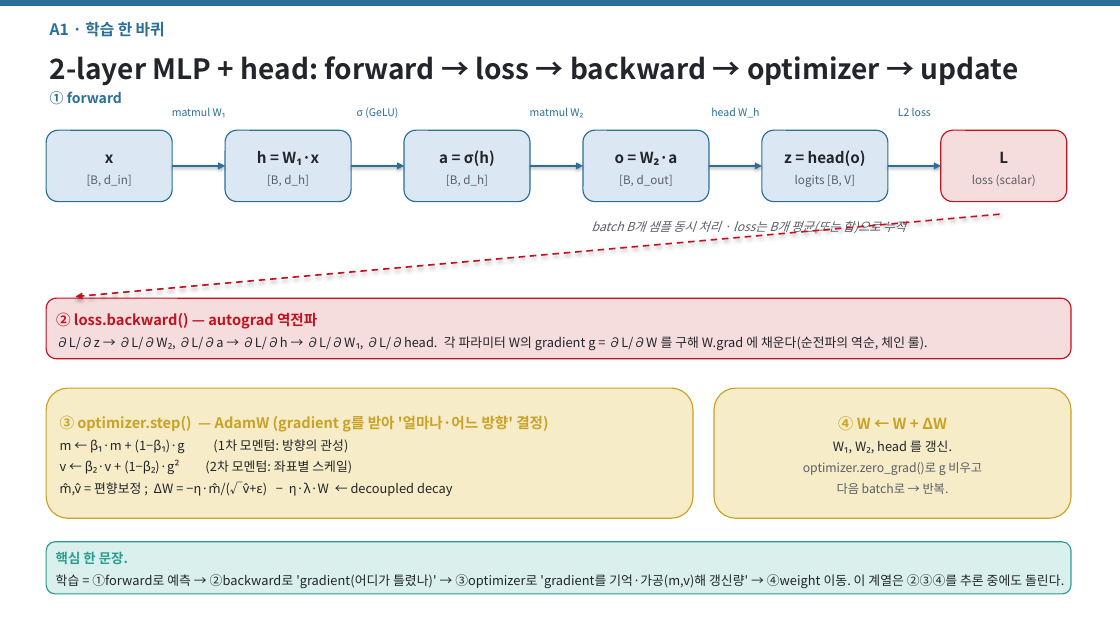
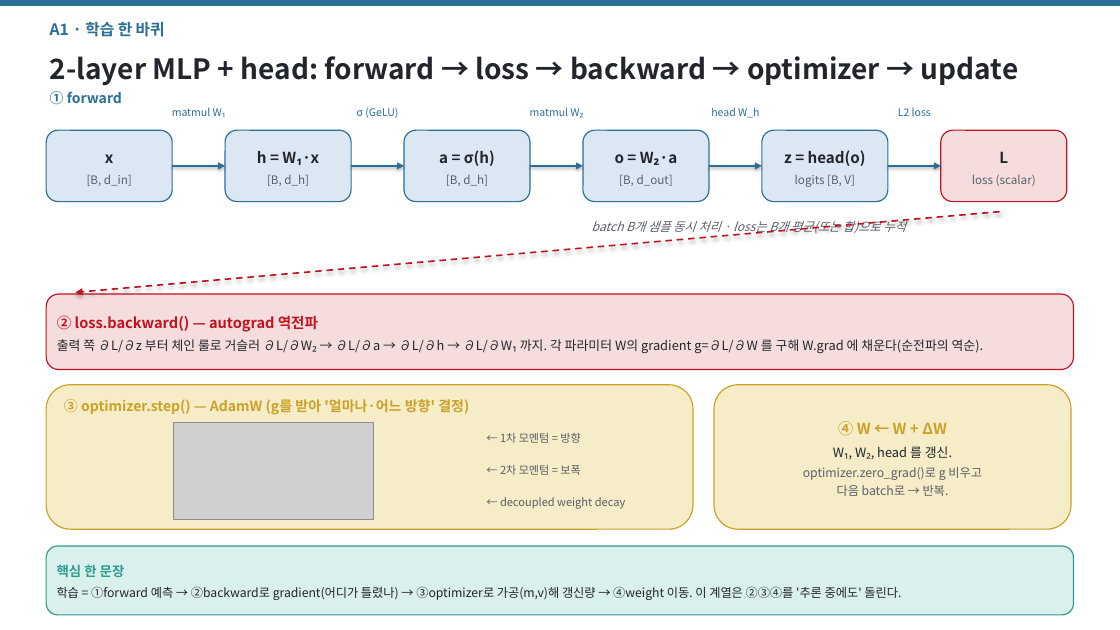
Before and after one commit to jimmylegendary/neural-memory-study, a slide deck: slide 5 of seminar/TTT-seminar.pptx. Drawn at 1120x630 pixels with LibreOffice and Linux fonts; fonts in the diff are those of the drawing; grey boxes stand for pictures. Boxes give left, top, right and bottom in pixels: in the first picture for what was removed or moved away, otherwise in the second. Text is boxed around its words. In the diff, an @@ line names an element or a change of style, - is before the commit and + after.

```diff
--- a/seminar/TTT-seminar.pptx
+++ b/seminar/TTT-seminar.pptx
@@ arrow moved from (1000, 214) - (76, 297) to (1000, 212) - (76, 292) @@
@@ rounded rectangle "② loss.backward() — autograd 역전파": place and size @@
-rounded rectangle "② loss.backward() — autograd 역전파" at [46, 298, 1071, 359]
+rounded rectangle "② loss.backward() — autograd 역전파" at [46, 294, 1074, 370]
@@ text in rounded rectangle at [57, 339, 984, 353]: text changed @@
-∂L/∂z → ∂L/∂W₂, ∂L/∂a → ∂L/∂h → ∂L/∂W₁, ∂L/∂head. 각 파라미터 W의 gradient g = ∂L/∂W 를 구해 W.grad 에 채운다(순전파의 역순, 체인 룰).
+출력 쪽 ∂L/∂z 부터 체인 룰로 거슬러 ∂L/∂W₂ → ∂L/∂a → ∂L/∂h → ∂L/∂W₁ 까지. 각 파라미터 W의 gradient g=∂L/∂W 를 구해 W.grad 에 채운다(순전파의 역순).
@@ rounded rectangle: place and size @@
-rounded rectangle at [46, 388, 693, 518]
+rounded rectangle at [46, 385, 693, 529]
@@ rounded rectangle "④ W ← W + ...": place and size @@
-rounded rectangle "④ W ← W + ..." at [714, 388, 1071, 518]
+rounded rectangle "④ W ← W + ..." at [714, 385, 1071, 529]
@@ text in rounded rectangle at [60, 415, 548, 496]: text removed @@
-③ optimizer.step() — AdamW (gradient g를 받아 '얼마나·어느 방향' 결정)
-m ← β₁·m + (1−β₁)·g (1차 모멘텀: 방향의 관성)
-v ← β₂·v + (1−β₂)·g² (2차 모멘텀: 좌표별 스케일)
-m̂,v̂ = 편향보정 ; ΔW = −η·m̂/(√v̂+ε) − η·λ·W ← decoupled decay
@@ text added at [64, 399, 469, 414], 12 pt, text #C9A227, bold @@
+③ optimizer.step() — AdamW (g를 받아 '얼마나·어느 방향' 결정)
@@ picture added at [173, 423, 373, 519] @@
@@ text added at [500, 433, 580, 443], 9.5 pt, text #5A5F68 @@
+← 1차 모멘텀 = 방향
@@ text in rounded rectangle at [803, 421, 982, 480]: more space between paragraphs; less space between paragraphs @@
@@ text added at [500, 465, 580, 475], 9.5 pt, text #5A5F68 @@
+← 2차 모멘텀 = 보폭
@@ text added at [500, 497, 625, 509], 9.5 pt, text #5A5F68 @@
+← decoupled weight decay
@@ rounded rectangle "핵심 한 문장": place and size @@
-rounded rectangle "핵심 한 문장" at [46, 542, 1071, 594]
+rounded rectangle "핵심 한 문장" at [46, 546, 1074, 615]
@@ text in rounded rectangle at [57, 565, 901, 600]: text changed; size 11 to 10.5 pt @@
-핵심 한 문장.
-학습 = ①forward로 예측 → ②backward로 'gradient(어디가 틀렸나)' → ③optimizer로 'gradient를 기억·가공(m,v)해 갱신량' → ④weight 이동. 이 계열은 ②③④를 추론 중에도 돌린다.
+핵심 한 문장
+학습 = ①forward 예측 → ②backward로 gradient(어디가 틀렸나) → ③optimizer로 가공(m,v)해 갱신량 → ④weight 이동. 이 계열은 ②③④를 '추론 중에도' 돌린다.
```
Also in this commit, not shown: 4 other slides changed, 6 slides added, 2 slides removed, 13 other files.
